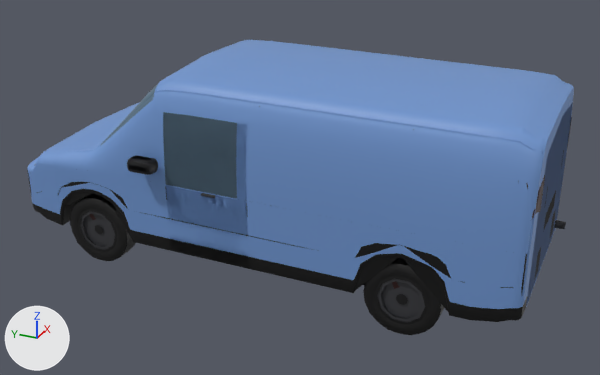
The glTF model godot/assets/models/cv2_van.glb: old version first, new version second.
One viewpoint serves both versions: a 50 mm lens placed at (-7.07, -3.32, 4.33), pointed at (-0.06, -0.16, 0.82). The axes (+X, +Y, +Z) are drawn at lower left. The lights are the same throughout. The first picture is the older version. Objects named as collision shapes, trigger or cutter boxes, shadow casters or lower levels of detail are left out. Where no turn or scale is listed for an object, it has been applied to the vertices. Vertices at exactly the same position are counted once.

Objects in the first picture: 'Body', 'Body_LOD1', 'DoorL_Mesh', 'WheelFL_Tyre', 'WheelFL_TyreLOD1', 'WheelRL_Tyre', 'WheelRL_TyreLOD1'.
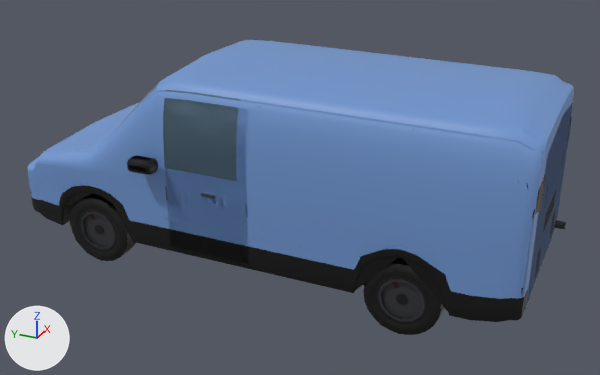
Where the newer file only moved an object's origin or applied its transform, the numbers keep the older frame.

Location of each change, (x1, y1, x2, y2) in pixels of the pictures (600 x 375 px; the box of a moved part takes in the faces that stretch with it):
'Body', reshaped: before (27, 40, 574, 322); after (27, 40, 574, 335)
'Body_LOD1', reshaped (6% taller): before (27, 89, 572, 320); after (27, 89, 572, 334)
part 1 of me_body, recoloured: (31, 185, 524, 309) in both
part 2 of me_body, recoloured (darker): (163, 98, 239, 123) in both
part 3 of me_body, recoloured: (101, 90, 237, 199) in both
part 4 of me_body_lod1, recoloured: (27, 170, 527, 288) in both
part 5 of me_body_lod1, recoloured: (166, 90, 240, 101) in both
part 6 of me_body_lod1, recoloured: (27, 170, 527, 288) in both
part 7 of me_body_lod1, recoloured: (105, 93, 154, 141) in both
part 8 of me_doorl_mesh, moved or reshaped: before (163, 112, 239, 257); after (163, 103, 249, 260)
'WheelRL_Tyre', unchanged, covered by the edit: before (364, 258, 444, 335)
'WheelFL_Tyre', unchanged, covered by the edit: before (70, 193, 135, 261)
'WheelRL_TyreLOD1', unchanged, covered by the edit: before (363, 261, 441, 335)
'WheelFL_TyreLOD1', unchanged, covered by the edit: before (70, 193, 132, 261)

What the commit changed:
me_body is used by ob_body; location (0.0, 0.0, 0.0).
me_body had 2477 vertices, 4454 faces and spanned x -1.2..1.2, y -2.7..2.61, z 0.26..2.1.
me_body now has 4112 vertices, 6678 faces and spans x -1.2..1.2, y -2.7..2.61, z 0.0..2.1.
me_body part 1: 92 faces spanning x -1.0..-0.93, y -2.59..2.58, z 0.47..0.88 switch from mat_paint to mat_details.
me_body part 2: 8 faces spanning x -0.95..-0.91, y 0.05..0.82, z 1.77..1.91 switch from mat_paint to mat_glass.
me_body part 3: 26 faces spanning x -1.0..-0.86, y 0.05..1.62, z 1.06..1.96 switch from mat_glass to mat_paint.
Edits to the shape of me_body do not show in these pictures.
me_body_lod1 is used by ob_body_lod1; location (0.0, 0.0, 0.0).
me_body_lod1 had 631 vertices, 1068 faces and spanned x -1.2..1.2, y -2.7..2.61, z 0.26..2.1.
me_body_lod1 now has 1045 vertices, 1586 faces and spans x -1.2..1.2, y -2.7..2.61, z 0.0..2.1.
me_body_lod1 part 4: 198 kept faces spanning x -1.0..1.0, y -2.6..2.6, z 0.33..1.43 get new vertex colours; the middle colour goes from black #272729 to white #ffffff.
me_body_lod1 part 5: 6 faces spanning x -0.99..-0.88, y 0.05..0.82, z 1.43..1.98 switch from mat_paint to mat_glass.
me_body_lod1 part 6: 146 faces spanning x -1.0..1.0, y -2.6..2.6, z 0.64..1.43 switch from mat_details to mat_paint.
me_body_lod1 part 7: 12 faces spanning x -1.0..-0.88, y 0.05..1.62, z 1.06..1.93 switch from mat_glass to mat_paint.
Edits to the shape of me_body_lod1 do not show in these pictures.
me_doorl_mesh is used by ob_doorl_mesh; location (-0.99, 0.82, 1.056).
me_doorl_mesh had 144 vertices, 220 faces and spanned x -0.01..0.11, y -0.87..0.0, z -0.726..0.726.
me_doorl_mesh now has 144 vertices, 220 faces and spans x -0.01..0.146, y -0.87..0.0, z -0.668..0.858.
me_doorl_mesh part 8: 144 of 144 vertices moved; they spanned x -0.01..0.11, y -0.87..0.0, z -0.726..0.726 and now span x -0.01..0.146, y -0.87..0.0, z -0.668..0.858; mean shift (0.005, 0.0, 0.132).
